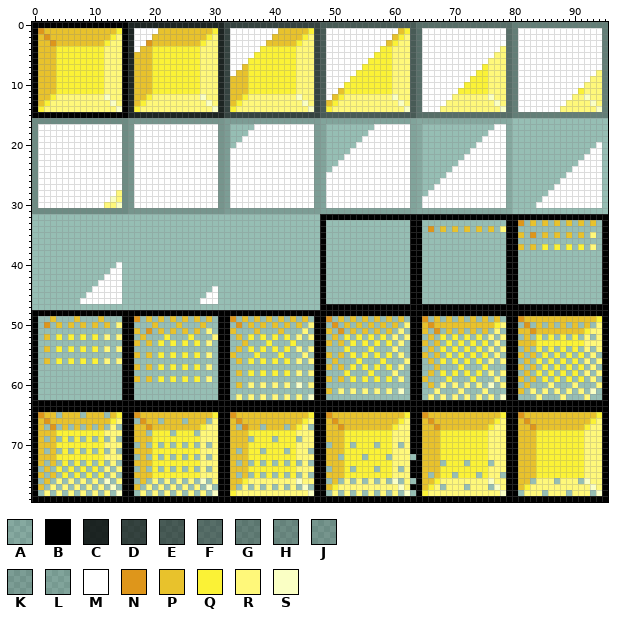
File history of a sprite sheet, Assets/Sprites/yellow.png. The picture above was drawn from the file before the commit.
The file is 96x80 pixels. Pixels under 10% opacity are left out. Colours within 5 levels of each other are drawn and written as one.
Palette (. is transparent): A #0000001c  B #000000  C #000000cd  D #000000a5  E #00000085  F #0000006b  G #00000056  H #00000045  J #00000037  K #0000002c  L #00000023  M #ffffff  N #de961b  P #e8c22c  Q #fbf236  R #fff87a  S #faffc4
After the commit:
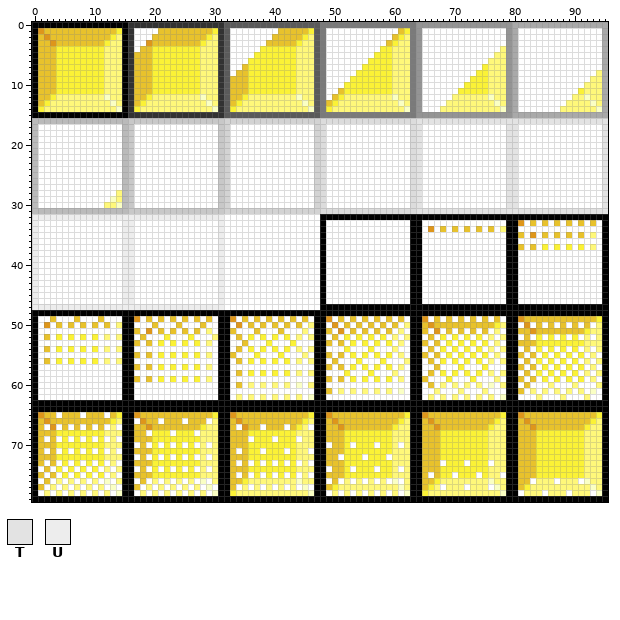
Colours new in this view: T #e3e3e3  U #ededed
Change:
colour C: #000000cd -> #323232
colour D: #000000a5 -> #5a5a5a
colour E: #00000085 -> #7a7a7a
colour F: #0000006b -> #949494
colour G: #00000056 -> #a9a9a9
colour H: #00000045 -> #bababa
colour J: #00000037 -> #c8c8c8
colour K: #0000002c -> #d3d3d3
colour L: #00000023 -> #dcdcdc
Changed rows in their new state; - is a pixel that keeps its letter.
first column x 0:
16 ----------------------------------------------------------------TTTTTTTTTTTTTTTTTTTTTTTTTTTTTTTT
17 ---------------------------------MMMM------------MMMMMMMM-------TMMMMMMMMMMMM--TTMMMMMMMMMMMMMMT
18 ---------------------------------MMM-------------MMMMMMM--------TMMMMMMMMMMM---TTMMMMMMMMMMMMMMT
19 ---------------------------------MM--------------MMMMMM---------TMMMMMMMMMM----TTMMMMMMMMMMMMMMT
20 ---------------------------------M---------------MMMMM----------TMMMMMMMMM-----TTMMMMMMMMMMMMM-T
21 -------------------------------------------------MMMM-----------TMMMMMMMM------TTMMMMMMMMMMMM--T
22 -------------------------------------------------MMM------------TMMMMMMM-------TTMMMMMMMMMMM---T
23 -------------------------------------------------MM-------------TMMMMMM--------TTMMMMMMMMMM----T
24 -------------------------------------------------M--------------TMMMMM---------TTMMMMMMMMM-----T
25 ----------------------------------------------------------------TMMMM----------TTMMMMMMMM------T
26 ----------------------------------------------------------------TMMM-----------TTMMMMMMM-------T
27 ----------------------------------------------------------------TMM------------TTMMMMMM--------T
28 ----------------------------------------------------------------TM-------------TTMMMMM---------T
29 ----------------------------------------------------------------T--------------TTMMMM----------T
30 ----------------------------------------------------------------T--------------TTMMM-----------T
31 ----------------------------------------------------------------TTTTTTTTTTTTTTTTTTTTTTTTTTTTTTTT
32 UUUUUUUUUUUUUUUUUUUUUUUUUUUUUUUUMMMMMMMMMMMMMMMM------------------------------------------------
33 UMMMMMMMMMMMMMMUUMMMMMMMMMMMMMMUMMMMMMMMMMMMMMMM-MMMMMMMMMMMMMM--MMMMMMMMMMMMMM---M-M-M-M-M-M-M-
34 UMMMMMMMMMMMMMMUUMMMMMMMMMMMMMMUMMMMMMMMMMMMMMMM-MMMMMMMMMMMMMM--M-M-M-M-M-M-M---MMMMMMMMMMMMMM-
35 UMMMMMMMMMMMMMMUUMMMMMMMMMMMMMMUMMMMMMMMMMMMMMMM-MMMMMMMMMMMMMM--MMMMMMMMMMMMMM---M-M-M-M-M-M-M-
36 UMMMMMMMMMMMMMMUUMMMMMMMMMMMMMMUMMMMMMMMMMMMMMMM-MMMMMMMMMMMMMM--MMMMMMMMMMMMMM--MMMMMMMMMMMMMM-
37 UMMMMMMMMMMMMMMUUMMMMMMMMMMMMMMUMMMMMMMMMMMMMMMM-MMMMMMMMMMMMMM--MMMMMMMMMMMMMM---M-M-M-M-M-M-M-
38 UMMMMMMMMMMMMMMUUMMMMMMMMMMMMMMUMMMMMMMMMMMMMMMM-MMMMMMMMMMMMMM--MMMMMMMMMMMMMM--MMMMMMMMMMMMMM-
39 UMMMMMMMMMMMMMMUUMMMMMMMMMMMMMMUMMMMMMMMMMMMMMMM-MMMMMMMMMMMMMM--MMMMMMMMMMMMMM--MMMMMMMMMMMMMM-
40 UMMMMMMMMMMMMM-UUMMMMMMMMMMMMMMUMMMMMMMMMMMMMMMM-MMMMMMMMMMMMMM--MMMMMMMMMMMMMM--MMMMMMMMMMMMMM-
41 UMMMMMMMMMMMM--UUMMMMMMMMMMMMMMUMMMMMMMMMMMMMMMM-MMMMMMMMMMMMMM--MMMMMMMMMMMMMM--MMMMMMMMMMMMMM-
42 UMMMMMMMMMMM---UUMMMMMMMMMMMMMMUMMMMMMMMMMMMMMMM-MMMMMMMMMMMMMM--MMMMMMMMMMMMMM--MMMMMMMMMMMMMM-
43 UMMMMMMMMMM----UUMMMMMMMMMMMMMMUMMMMMMMMMMMMMMMM-MMMMMMMMMMMMMM--MMMMMMMMMMMMMM--MMMMMMMMMMMMMM-
44 UMMMMMMMMM-----UUMMMMMMMMMMMMM-UMMMMMMMMMMMMMMMM-MMMMMMMMMMMMMM--MMMMMMMMMMMMMM--MMMMMMMMMMMMMM-
45 UMMMMMMMM------UUMMMMMMMMMMMM--UMMMMMMMMMMMMMMMM-MMMMMMMMMMMMMM--MMMMMMMMMMMMMM--MMMMMMMMMMMMMM-
46 UMMMMMMM-------UUMMMMMMMMMMM---UMMMMMMMMMMMMMMMM-MMMMMMMMMMMMMM--MMMMMMMMMMMMMM--MMMMMMMMMMMMMM-
47 UUUUUUUUUUUUUUUUUUUUUUUUUUUUUUUUMMMMMMMMMMMMMMMM------------------------------------------------
49 -MM-MMM-MMM-MMM---M-M-M-M-M-M-M---M-M-M-M-M-M-M---M-M-M-M-M-M-M---M-M-M-M-M-M-M-----------------
50 -M-M-M-M-M-M-M---MMM-MMM-MMM-MM--M-M-M-M-M-M-M---M-M-M-M-M-M-M-------------------M-M-M-M-M-M-M--
51 -MMMMMMMMMMMMMM---M-M-M-M-M-M-M---MMM-MMM-MMM-M---M-M-M-M-M-M-M---M-M-M-M-M-M-M-----------------
52 -M-M-M-M-M-M-M---M-MMM-MMM-MMM---M-M-M-M-M-M-M---M-M-M-M-M-M-M---M-M-M-M-M-M-M---M-M-M-M-M-M-M--
53 -MMMMMMMMMMMMMM---M-M-M-M-M-M-M--MM-MMM-MMM-MMM---M-M-M-M-M-M-M---M-M-M-M-M-M-M-----------------
54 -M-M-M-M-M-M-M---MMMMMMMMMMMMMM--M-M-M-M-M-M-M---MMM-MMM-MMM-MM--M-M-M-M-M-M-M---M-M-M-M-M-M-M--
55 -MMMMMMMMMMMMMM---M-M-M-M-M-M-M---MMM-MMM-MMM-M---M-M-M-M-M-M-M---M-M-M-M-M-M-M---M-M-M-M-M-M-M-
56 -M-M-M-M-M-M-M---MMMMMMMMMMMMMM--M-M-M-M-M-M-M---M-MMM-MMM-MMM---M-M-M-M-M-M-M---M-M-M-M-M-M-M--
57 -MMMMMMMMMMMMMM---M-M-M-M-M-M-M--MMMMMMMMMMMMMM---M-M-M-M-M-M-M--MM-MMM-MMM-MMM---M-M-M-M-M-M-M-
58 -MMMMMMMMMMMMMM--MMMMMMMMMMMMMM--M-M-M-M-M-M-M---MMM-MMM-MMM-MM--M-M-M-M-M-M-M---M-M-M-M-M-M-M--
59 -MMMMMMMMMMMMMM---M-M-M-M-M-M-M--MMMMMMMMMMMMMM---M-M-M-M-M-M-M---MMM-MMM-MMM-M---M-M-M-M-M-M-M-
60 -MMMMMMMMMMMMMM--MMMMMMMMMMMMMM--M-M-M-M-M-M-M---MMMMMMMMMMMMMM--M-M-M-M-M-M-M---M-MMM-MMM-MMM--
61 -MMMMMMMMMMMMMM--MMMMMMMMMMMMMM--MMMMMMMMMMMMMM---M-M-M-M-M-M-M--MM-MMM-MMM-MMM---M-M-M-M-M-M-M-
62 -MMMMMMMMMMMMMM--MMMMMMMMMMMMMM--M-M-M-M-M-M-M---MMMMMMMMMMMMMM--M-M-M-M-M-M-M---MMM-MMM-MMM-MM-
65 ----M---M---M-----------------------------------------------------------------------------------
66 -----------------M---M---M---M------------------------------------------------------------------
67 --M-M-M-M-M-M-M-------------------M---M---M---M-------------------------------------------------
68 -------------------M---M---M--------------------------------------------------------------------
69 --M-M-M-M-M-M-M---------------------M---M---M---------------------------------------------------
70 -----------------M-M-M-M-M-M-M-------------------M---M---M---M----------------------------------
71 --M-M-M-M-M-M-M-------------------M---M---M---M-------------------------------------------------
72 -----------------M-M-M-M-M-M-M---------------------M---M---M---B--------------------------------
73 --M-M-M-M-M-M-M-------------------M-M-M-M-M-M-M---------------------M---M---M-------------------
74 -M-M-M-M-M-M-M---M-M-M-M-M-M-M-------------------M---M---M---M----------------------------------
75 --M-M-M-M-M-M-M-------------------M-M-M-M-M-M-M-------------------M---M---M---M-----------------
76 -M-M-M-M-M-M-M---M-M-M-M-M-M-M-------------------M-M-M-M-M-M-M-B-------------------M---M---M----
77 --M-M-M-M-M-M-M---M-M-M-M-M-M-M---M-M-M-M-M-M-M---------------------M---M---M-------------------
78 -M-M-M-M-M-M-M---M-M-M-M-M-M-M-------------------M-M-M-M-M-M-M-B-----------------M---M---M---M--
Boxes around the changes in both pictures, in picture pixels (x1, y1, x2, y2):
changed: (32, 22, 608, 496)
